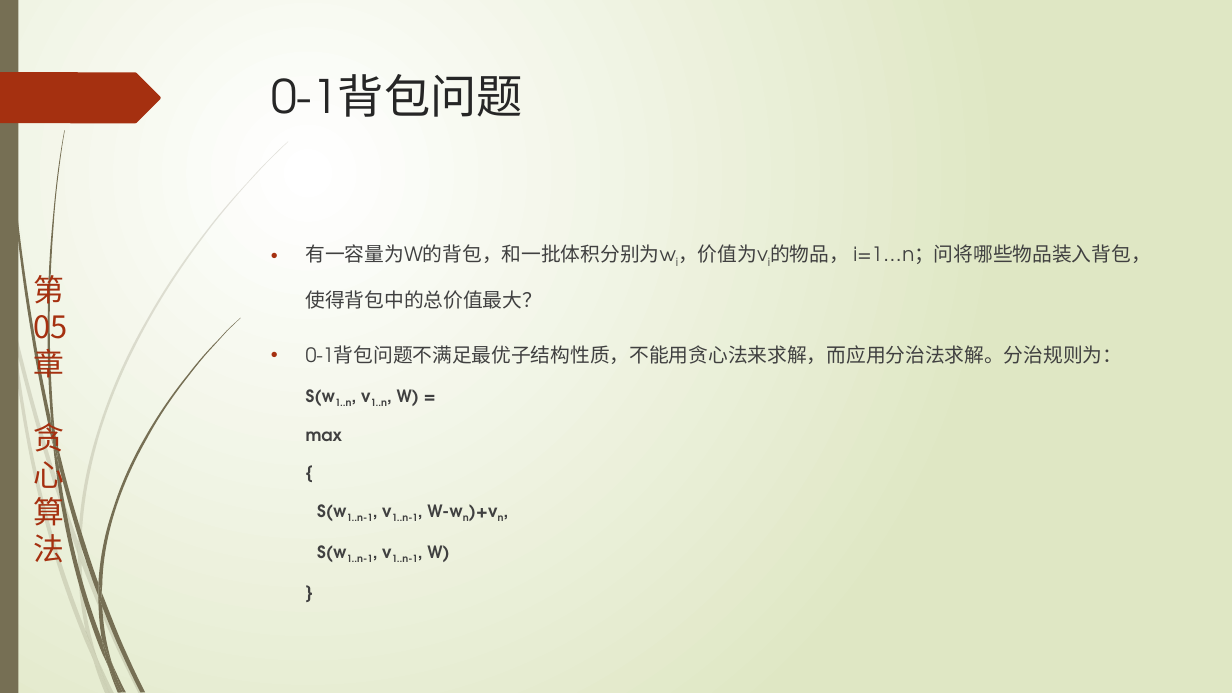
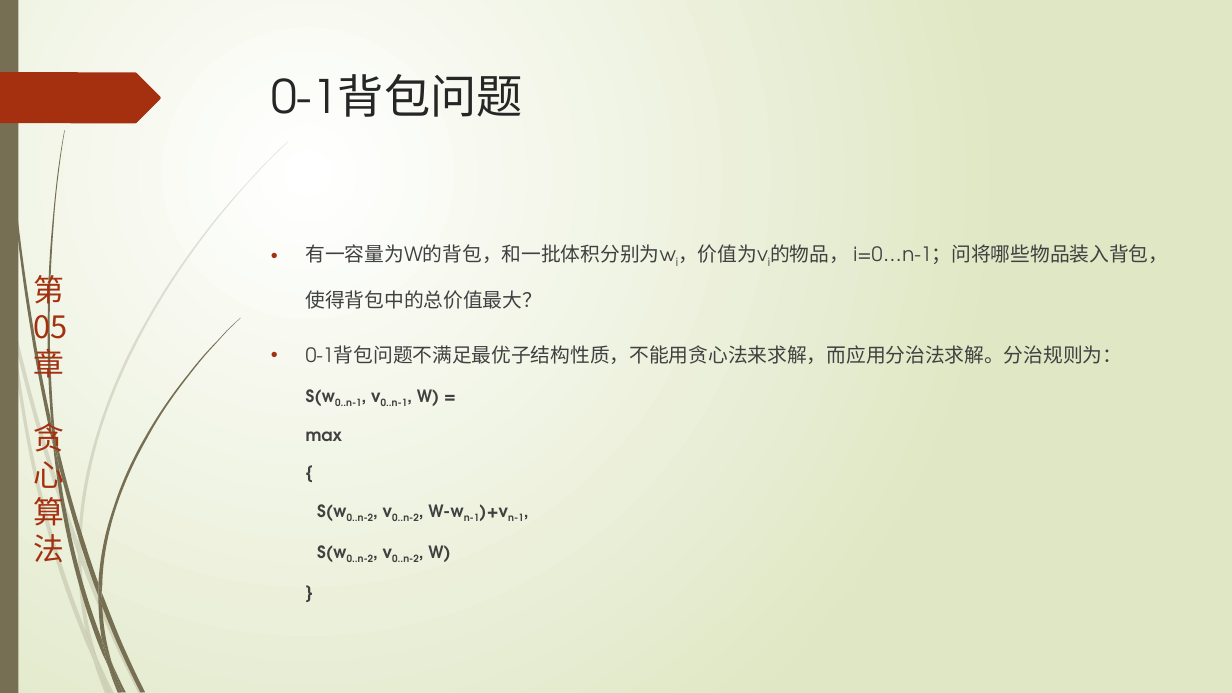
Before and after one commit to TeacherPeng/AlgorithmDesign, a slide deck: slide 10 of 教案/第05章.贪心算法.pptx (slide 9 before the commit). Drawn at 1232x693 pixels with LibreOffice and Linux fonts; fonts in the diff are those of the drawing. Boxes give left, top, right and bottom in pixels: in the first picture for what was removed or moved away, otherwise in the second. Text is boxed around its words. In the diff, an @@ line names an element or a change of style, - is before the commit and + after.

```diff
--- a/教案/第05章.贪心算法.pptx
+++ b/教案/第05章.贪心算法.pptx
@@ text at [306,244,1168,562]: text changed @@
-• 有一容量为W的背包，和一批体积分别为wi，价值为vi的物品， i=1…n；问将哪些物品装入背包，使得背包中的总价值最大？
-• 0-1背包问题不满足最优子结构性质，不能用贪心法来求解，而应用分治法求解。分治规则为：
-  S(w1..n, v1..n, W) =
-  max
-  {
-  S(w1..n-1, v1..n-1, W-wn)+vn,
-  S(w1..n-1, v1..n-1, W)
-  }
+• 有一容量为W的背包，和一批体积分别为wi，价值为vi的物品， i=0…n-1；问将哪些物品装入背包，使得背包中的总价值最大？
+• 0-1背包问题不满足最优子结构性质，不能用贪心法来求解，而应用分治法求解。分治规则为：
+  S(w0..n-1, v0..n-1, W) =
+  max
+  {
+  S(w0..n-2, v0..n-2, W-wn-1)+vn-1,
+  S(w0..n-2, v0..n-2, W)
+  }
```
Also in this commit, not shown: 7 other slides changed, 1 slide added, 8 other files.
